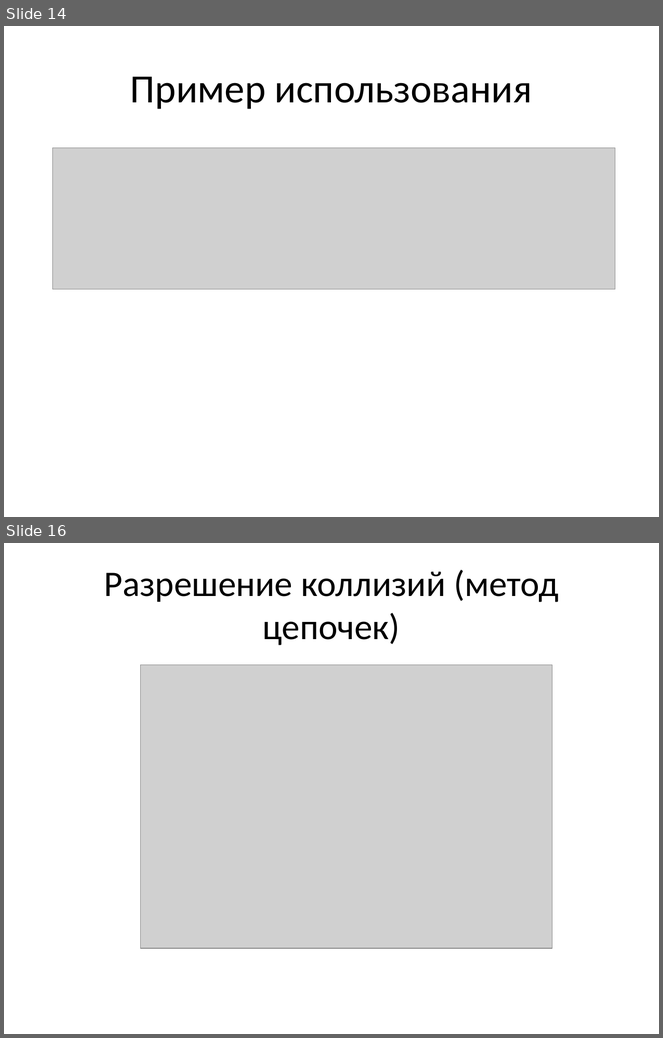
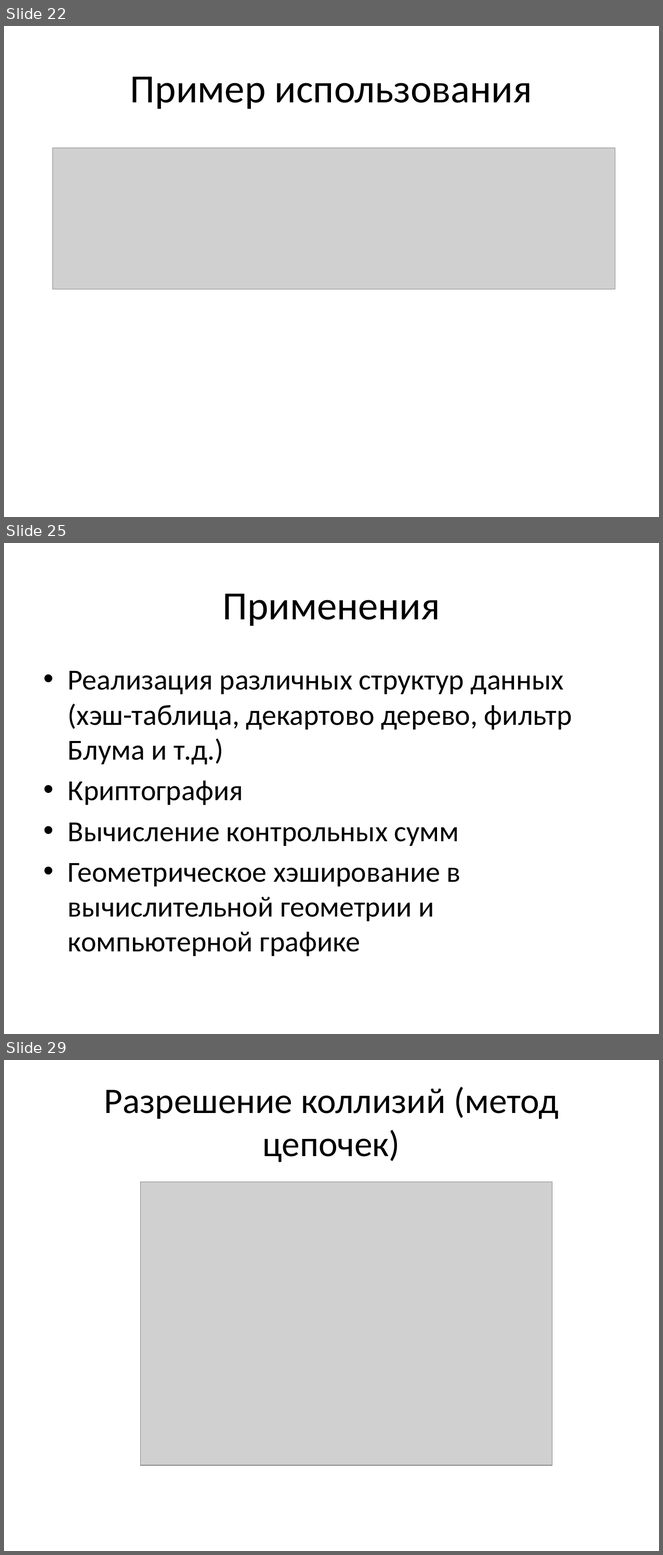
Before and after one commit to smoly-kuzstu/lections, a slide deck: lections/lesson05/Lection5.pptx. Shown one above the other, each under a label of ours: slides 14 and 16 before the commit, slides 22, 25 and 29 after it; the slides between them are not shown. The pictures are 663x1038 and 663x1555 pixels, drawn with LibreOffice and Linux fonts; fonts in the diff are those of the drawing; grey boxes stand for pictures. Boxes give left, top, right and bottom in pixels: in the first picture for what was removed or moved away, otherwise in the second. Text is boxed around its words. In the diff, an @@ line names an element or a change of style, - is before the commit and + after.

```diff
--- a/lections/lesson05/Lection5.pptx
+++ b/lections/lesson05/Lection5.pptx
@@ slide 25 added at box(4, 543, 659, 1034), background #FFFFFF @@
@@ title added at box(222, 593, 440, 626), 44 pt, text #000000 @@
+Применения
@@ text added at box(68, 671, 572, 957), 32 pt, text #000000 @@
+• Реализация различных структур данных (хэш-таблица, декартово дерево, фильтр Блума и т.д.)
+• Криптография
+• Вычисление контрольных сумм
+• Геометрическое хэширование в вычислительной геометрии и компьютерной графике
@@ what was slide 14 is now slide 22 @@
@@ what was slide 16 is now slide 29 @@
```
Also in this commit, not shown: 6 slides changed, 25 other slides added, 4 slides removed.
